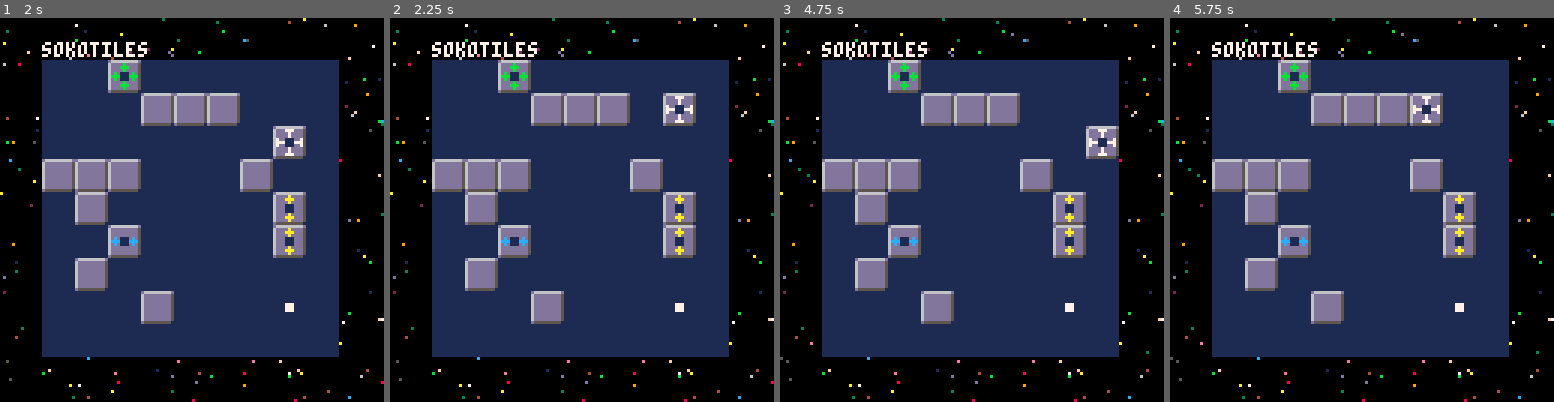
Above: before the commit, frames 1-4 (left to right).
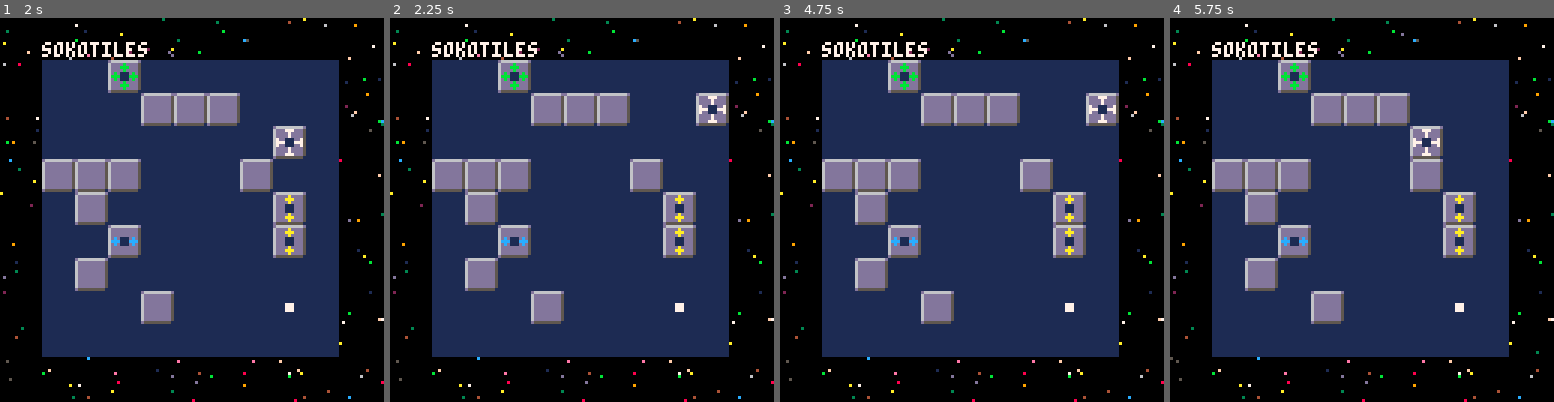
Above: after the commit, the same moments.

Repository: schoblaska/pico-8
Game: PICO-8 cartridge src/sokotiles.p8
Two runs of this game, one before a commit and one after it. Both use one fixed random seed, a clock stepped at 60 frames per second and the inputs below.
Inputs:
- Up to frame 1 (2 s): hold Right from 1.6 s (still down)
- Up to frame 2 (2.25 s): release Right at 2.1 s; hold Up from 2.15 s (still down)
- Up to frame 3 (4.75 s): release Up at 2.42 s; hold Right 2.47-3.03 s; hold Left 3.08-3.58 s; hold Down 3.63-3.97 s; hold Right 4.02-4.68 s; hold Up from 4.73 s (still down)
- Up to frame 4 (5.75 s): release Up at 5.03 s; hold Left 5.08-5.68 s; hold Down from 5.73 s (still down)

Frame 1 is identical in both runs. In frame 2, 1.4% of the frame differs, in the area x 71-89%, y 19-29%; in frame 3, 1.4%, in the area x 0-100%, y 3-96%; in frame 4, 1.4%.

Commit message:
fix jankiness

Diff:
--- a/src/sokotiles.p8
+++ b/src/sokotiles.p8
@@ -7,6 +7,7 @@
 
 function _init()
   board_buffer = 3
+  cleared_post_win = false
   sprites = {
     e = { 60, 12 },
     w = { 38, 12 },
@@ -98,6 +99,14 @@
 end
 
 function _draw()
+  if is_won() and not cleared_post_win then
+    cleared_post_win = true
+    cls()
+    rectfill(0, 0, 127, 127, 0)
+  elseif not is_won() then
+    cleared_post_win = false
+  end
+
   draw_twinkles()
   print("sokotiles", 14, 8, 7)
   draw_board()
@@ -125,7 +134,7 @@
 end
 
 function draw_twinkles()
-  local times = is_won() and 1000 or 1
+  local times = is_won() and 10 or 1
 
   for i = 1, times do
     local is_black = rnd(20) < 19
@@ -141,7 +150,11 @@
       local board_tile = board[y][x]
       local piece_tile = pieces[y][x]
 
-      draw_square(sprites[board_tile], x, y)
+      if is_won() and board_tile ~= "e" then
+        draw_square(sprites[board_tile], x, y)
+      elseif not is_won() then
+        draw_square(sprites[board_tile], x, y)
+      end
 
       if piece_tile ~= "." then
         draw_square(sprites[piece_tile], x, y)
